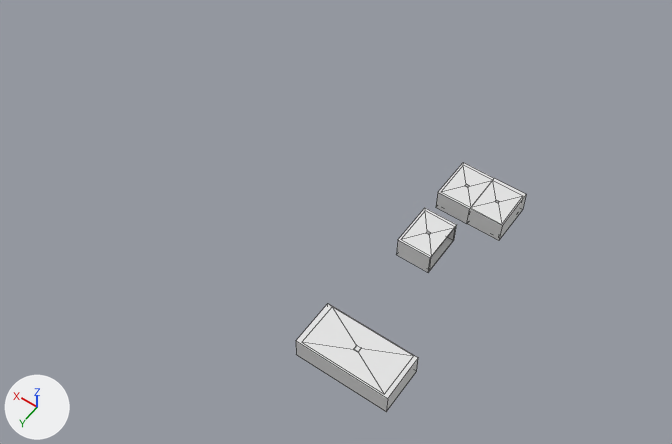
An edit to the Blender file scenes/level1-mockup.blend, drawn before and after from the same camera.
Before and after are seen from a camera (50 mm lens) standing at (-202.0, 407.0, 596.0) and looking at (89.0, 0.0, -43.0). Lighting does not change. The marker at lower left points along +X, +Y and +Z. Mesh edges are drawn as thin lines.

Objects in the first picture: 'MovableRoom', 'Room.001', 'Room.002', 'Room.003'.
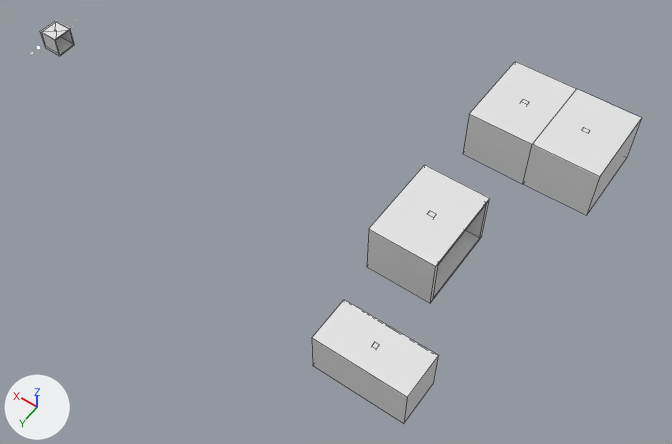
The edits, one by one:
Object 'Room.001' (ob_room_001) moves from (0.0, -60.0, 0.0) to (0.0, -150.0, 9.0).
Object 'Room.001' (ob_room_001) is rescaled from (1.5, 2.0, 1.0) to (3.0, 4.0, 2.5).
Object 'MovableRoom' (ob_movableroom) moves from (-30.0, -60.0, 0.0) to (-60.0, -150.0, 9.0).
Object 'MovableRoom' (ob_movableroom) is rescaled from (1.5, 2.0, 1.0) to (3.0, 4.0, 2.5).
Object 'Room.002' (ob_room_002) moves from (-15.0, 120.0, 0.0) to (-30.0, 120.0, 9.0).
Object 'Room.002' (ob_room_002) is rescaled from (2.0, 4.0, 1.0) to (2.0, 4.0, 2.0).
Object 'Room.003' (ob_room_003) moves from (0.0, 0.0, 0.0) to (0.0, 0.0, 9.0).
Object 'Room.003' (ob_room_003) is rescaled from (1.5, 2.0, 1.0) to (3.0, 4.0, 2.5).
Object 'Room' (ob_room) is new; it shows me_room.
Its location is (417.5, 0.0, -0.6).

Where the change shows, as pixel boxes (x1, y1, x2, y2) in the pictures (672 x 444 px):
'MovableRoom', moved, rescaled (98% wider, 98% taller): before (467, 178, 526, 241); after (523, 89, 641, 215)
'Room.003', moved, rescaled (103% wider, 114% taller): before (397, 208, 457, 272); after (367, 165, 490, 303)
'Room.002', moved, rescaled (16% taller): before (296, 304, 418, 412); after (312, 299, 439, 424)
'Room.001', moved, rescaled (93% wider, 100% taller): before (436, 163, 494, 224); after (463, 61, 576, 184)
'Room', added: after (40, 21, 75, 56)
